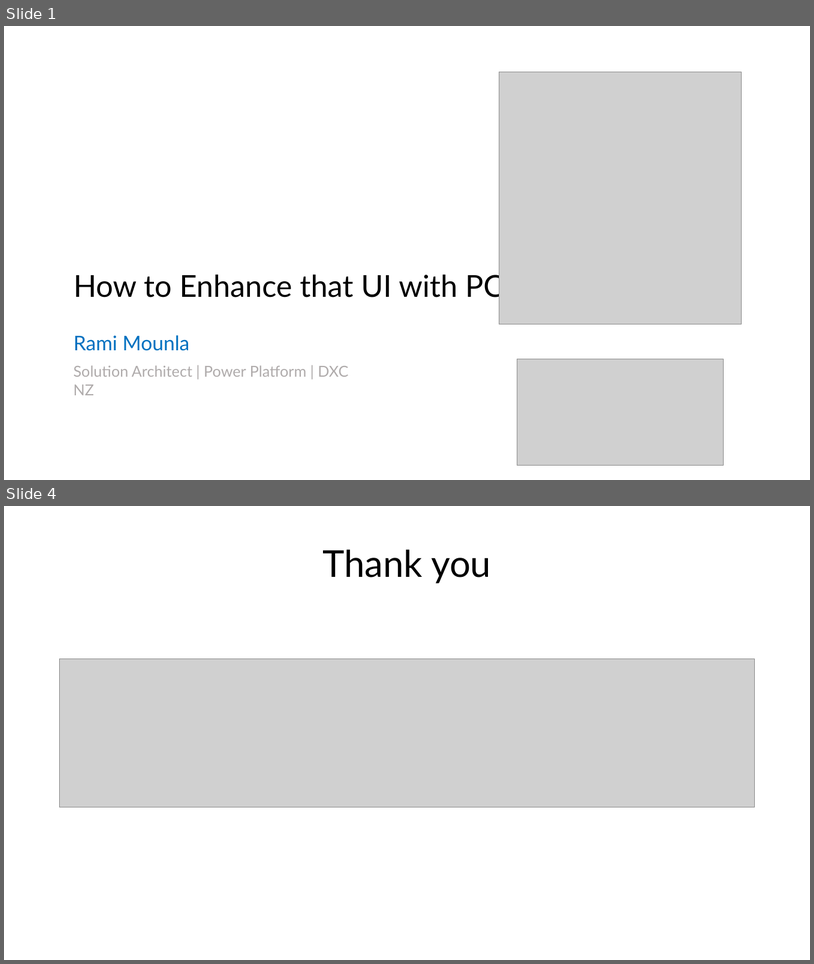
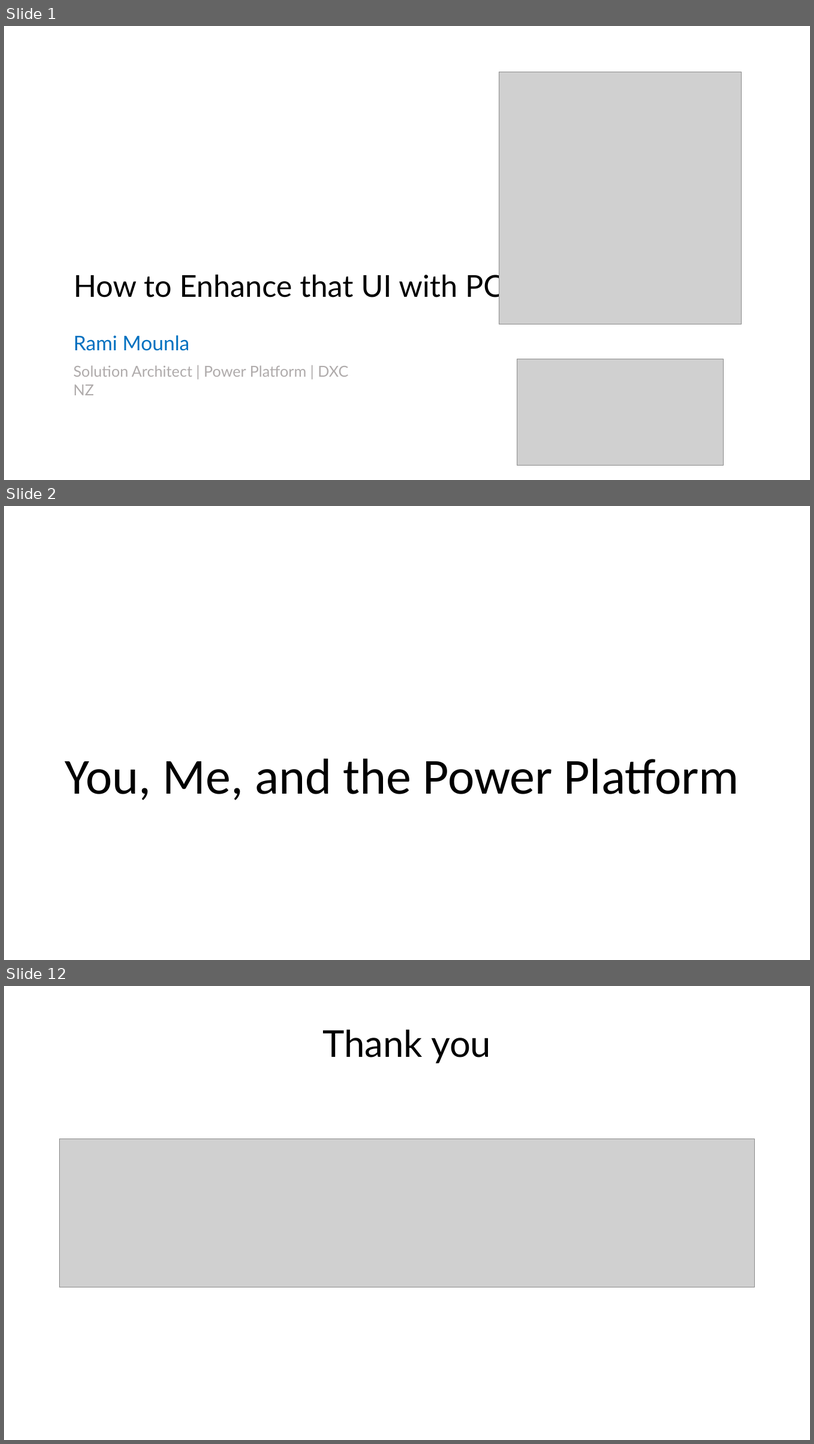
Before and after one commit to ramimounla/GlobalPowerPlatformBootcamp, a slide deck: Slides/Rami Mounla - How to enhance that UI with PCF - 300 GPPB Wellington.pptx. Shown one above the other, each under a label of ours: slides 1 and 4 before the commit, slides 1, 2 and 12 after it; the slides between them are not shown. The pictures are 814x964 and 814x1444 pixels, drawn with LibreOffice and Linux fonts; fonts in the diff are those of the drawing; grey boxes stand for pictures; background and template pictures are left out. Boxes give left, top, right and bottom in pixels: in the first picture for what was removed or moved away, otherwise in the second. Text is boxed around its words. In the diff, an @@ line names an element or a change of style, - is before the commit and + after.

```diff
--- a/Slides/Rami Mounla - How to enhance that UI with PCF - 300 GPPB Wellington.pptx
+++ b/Slides/Rami Mounla - How to enhance that UI with PCF - 300 GPPB Wellington.pptx
@@ slide 2 added at [4, 506, 810, 960], background picture (left out) @@
@@ title added at [65, 758, 739, 800], 60 pt, text #000000 @@
+You, Me, and the Power Platform
@@ what was slide 4 is now slide 12 @@
```
Also in this commit, not shown: 9 other slides added, 2 slides removed.
